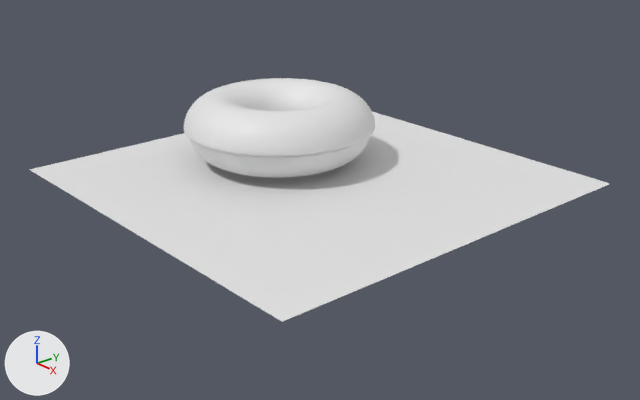
The Blender file Blender/tutorial3.blend: old version first, new version second.
Before and after are seen from a camera (50 mm lens) standing at (24.5, -21.0, 12.0) and looking at (0.8, -0.4, -0.7). Every picture has the same lights, and +X, +Y and +Z are marked at lower left.

The scene before the commit, as lines of its bpy script (objects in view):
```python
me_plane = bpy.data.meshes.new('Plane')
me_plane.from_pydata([(-1.0, -1.0, 0.0), (1.0, -1.0, 0.0), (-1.0, 1.0, 0.0), (1.0, 1.0, 0.0)], [], [(0, 1, 3, 2)])
me_torus = bpy.data.meshes.new('Torus')
me_torus.from_pydata(...)  # 336 vertices, 288 faces; spans x -1.49..1.49, y -1.49..1.49, z -0.49..0.0
me_torus_002 = bpy.data.meshes.new('Torus.002')
me_torus_002.from_pydata(...)  # 336 vertices, 288 faces; spans x -1.49..1.49, y -1.49..1.49, z 0.0..0.49
ob_plane = bpy.data.objects.new('Plane', me_plane)
ob_plane.location = (0.0, 0.0, 0.0)
ob_plane.scale = (7.99, 7.99, 7.99)
ob_torus = bpy.data.objects.new('Torus', me_torus)
ob_torus.location = (-2.39, 0.25, 1.39)
ob_torus.scale = (2.5, 2.5, 2.5)
_m = ob_torus.modifiers.new('Subsurf', 'SUBSURF')
_m.render_levels = 4
ob_torus_001 = bpy.data.objects.new('Torus.001', me_torus_002)
ob_torus_001.location = (-2.39, 0.25, 1.39)
ob_torus_001.scale = (2.5, 2.5, 2.5)
_m = ob_torus_001.modifiers.new('Solidify', 'SOLIDIFY')
_m.thickness = 0.071
_m.offset = 1.0
_m.nonmanifold_thickness_mode = 'FIXED'
_m.nonmanifold_merge_threshold = 0.0003
_m = ob_torus_001.modifiers.new('Subsurf', 'SUBSURF')
_m.render_levels = 4
```
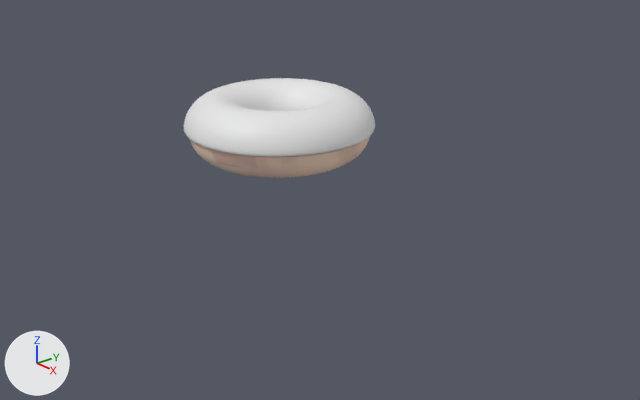
What changed in the scene script:
```text
Add img_donught_color:
    img_donught_color = load_image('donught color', 'donught color.png', 1024, 1024, 'sRGB')
Add mat_donught_material:
    mat_donught_material = diffuse_material('donught material')
    mat_donught_material.texture = img_donught_color
Change me_torus:
    where me_torus.from_pydata(...)  # 336 vertices, 288 faces; spans x -1.49..1.49, y -1.49..1.49, z -0.49..0.0
    add me_torus.materials.append(mat_donught_material)  # picture img_donught_color
Change ob_plane:
    add ob_plane.hide_viewport = True
```

Where the change shows, as pixel boxes [x1, y1, x2, y2] in the pictures (640 x 400 px):
'Plane', hidden: before [29, 111, 610, 322]
'Torus', recoloured (grey to brown): [189, 136, 370, 178] in both
